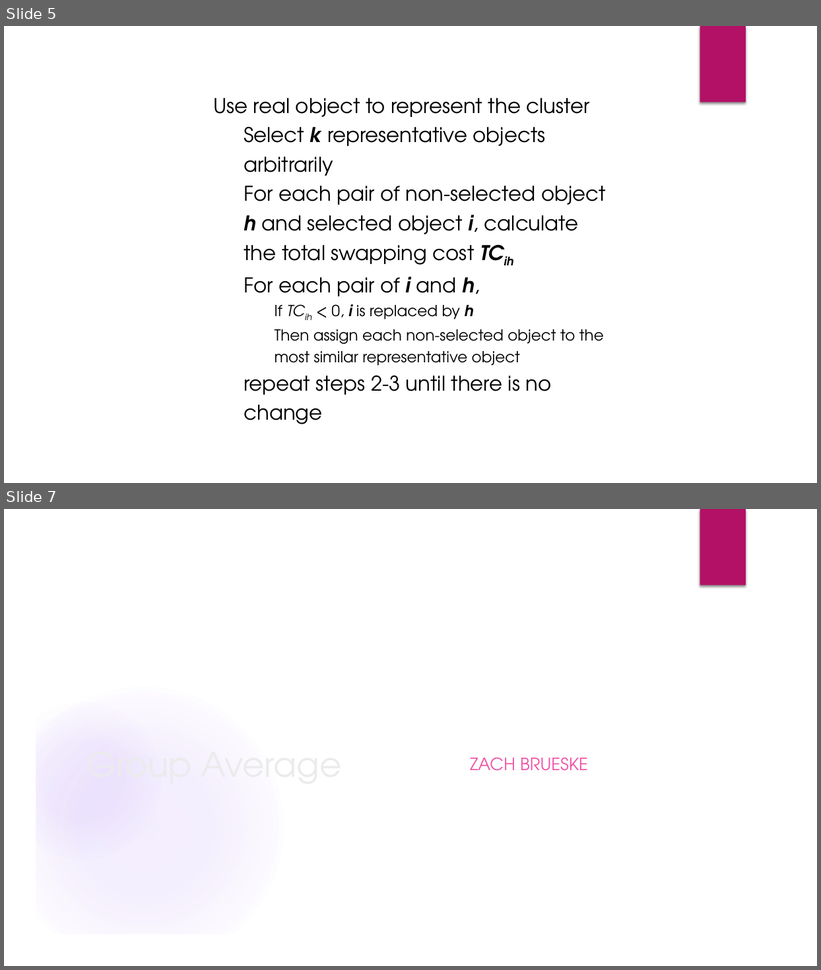
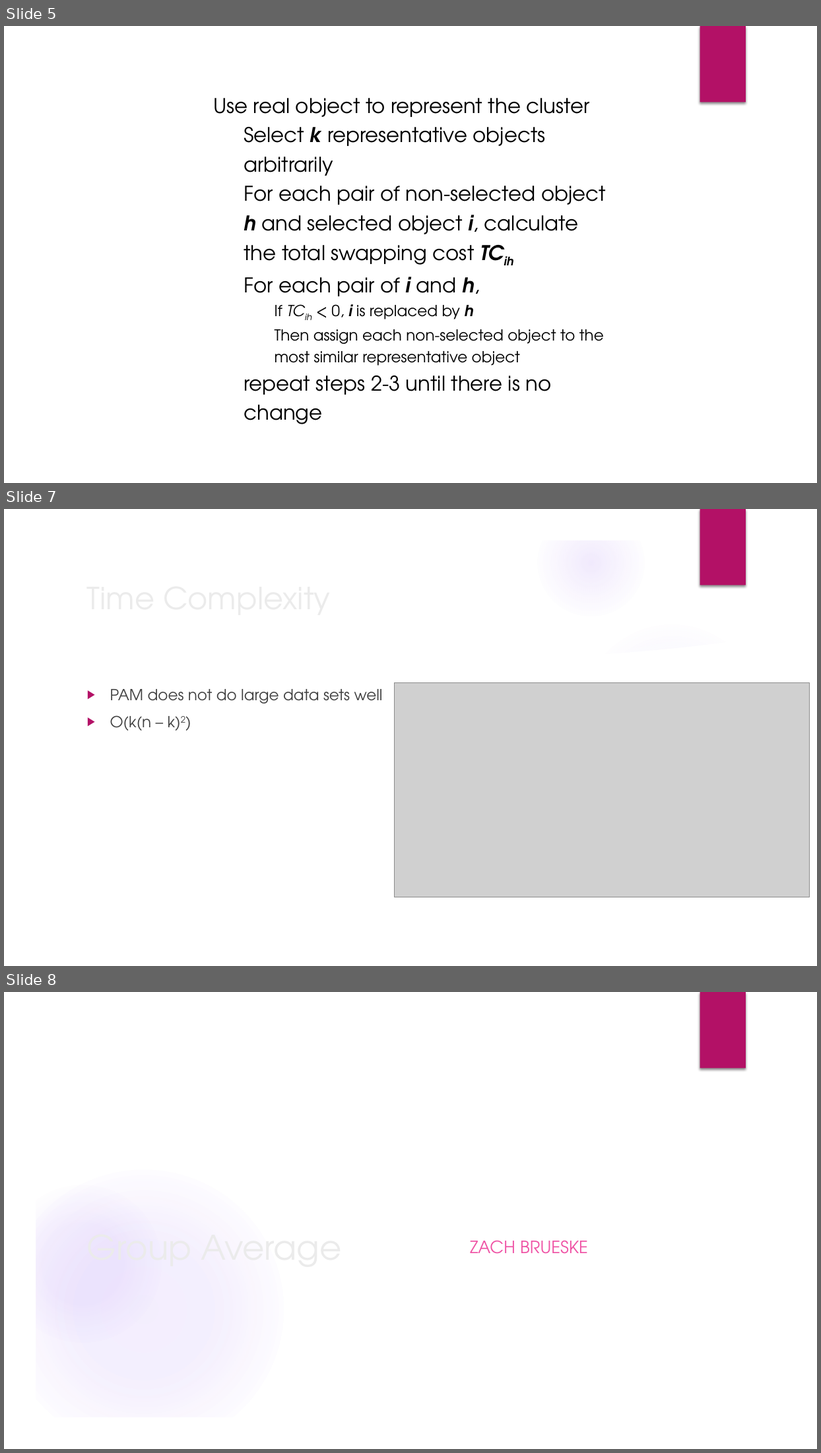
Before and after one commit to Austhyma/DataMining_Project, a slide deck: FinalPresentation.pptx. Shown one above the other, each under a label of ours: slides 5 and 7 before the commit, slides 5, 7 and 8 after it; the slides between them are not shown. The pictures are 821x970 and 821x1453 pixels, drawn with LibreOffice and Linux fonts; fonts in the diff are those of the drawing; grey boxes stand for pictures; background and template pictures are left out. Boxes give left, top, right and bottom in pixels: in the first picture for what was removed or moved away, otherwise in the second. Text is boxed around its words. In the diff, an @@ line names an element or a change of style, - is before the commit and + after.

```diff
--- a/FinalPresentation.pptx
+++ b/FinalPresentation.pptx
@@ slide 7 added at [4,509,817,966], background picture (left out); not listed: 6 template elements that a slide beside it also shows @@
@@ title added at [81,574,665,621], 36 pt, text #EBEBEB @@
+Time Complexity
@@ freeform shape added at [570,611,792,677], fill #FFFFFF at 20% opacity @@
@@ ellipse added at [578,621,766,809], fill gradient #9B6BF2 @@
@@ freeform shape added at [34,634,787,936], fill #FFFFFF @@
@@ picture added at [395,683,810,898] @@
@@ text added at [110,689,383,731], 18 pt, text #404040 @@
+▶ PAM does not do large data sets well
+▶ O(k(n – k)2)
@@ what was slide 7 is now slide 8 @@
```
Also in this commit, not shown: 1 slide changed, 8 other files.
